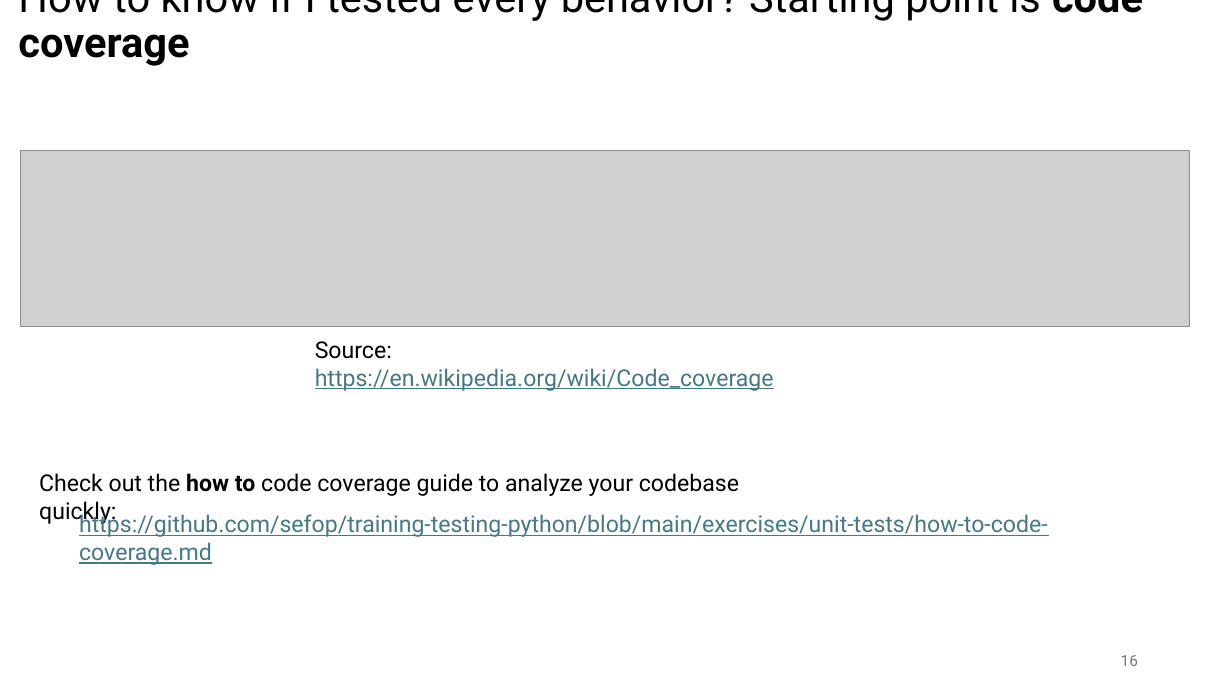
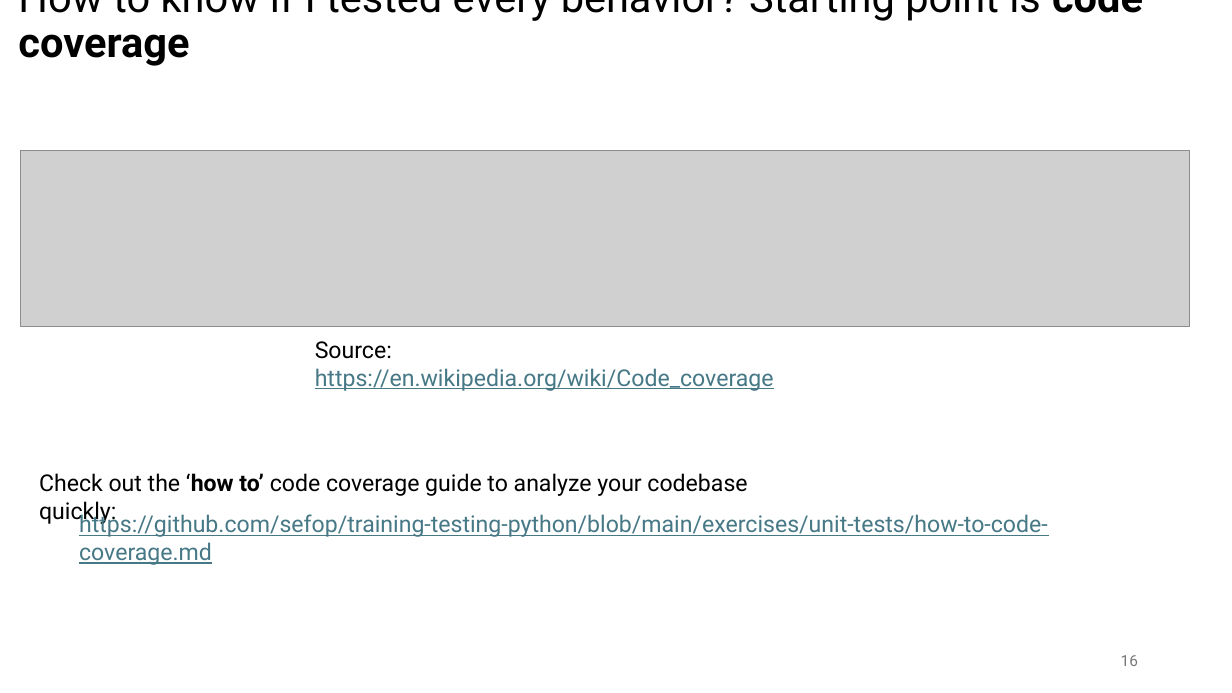
Before and after one commit to sefop/training-testing-python, a slide deck: slide 16 of exercises/1_unit-tests-and-coverage/instructions.pptx. Drawn at 1232x693 pixels with LibreOffice and Linux fonts; fonts in the diff are those of the drawing; grey boxes stand for pictures. Boxes give left, top, right and bottom in pixels: in the first picture for what was removed or moved away, otherwise in the second. Text is boxed around its words. In the diff, an @@ line names an element or a change of style, - is before the commit and + after.

```diff
--- a/exercises/1_unit-tests-and-coverage/instructions.pptx
+++ b/exercises/1_unit-tests-and-coverage/instructions.pptx
@@ text at [39, 473, 747, 496]: text changed @@
-Check out the how to code coverage guide to analyze your codebase quickly:
+Check out the ‘how to’ code coverage guide to analyze your codebase quickly:
```
Also in this commit, not shown: 1 other slide changed, 1 other file.
